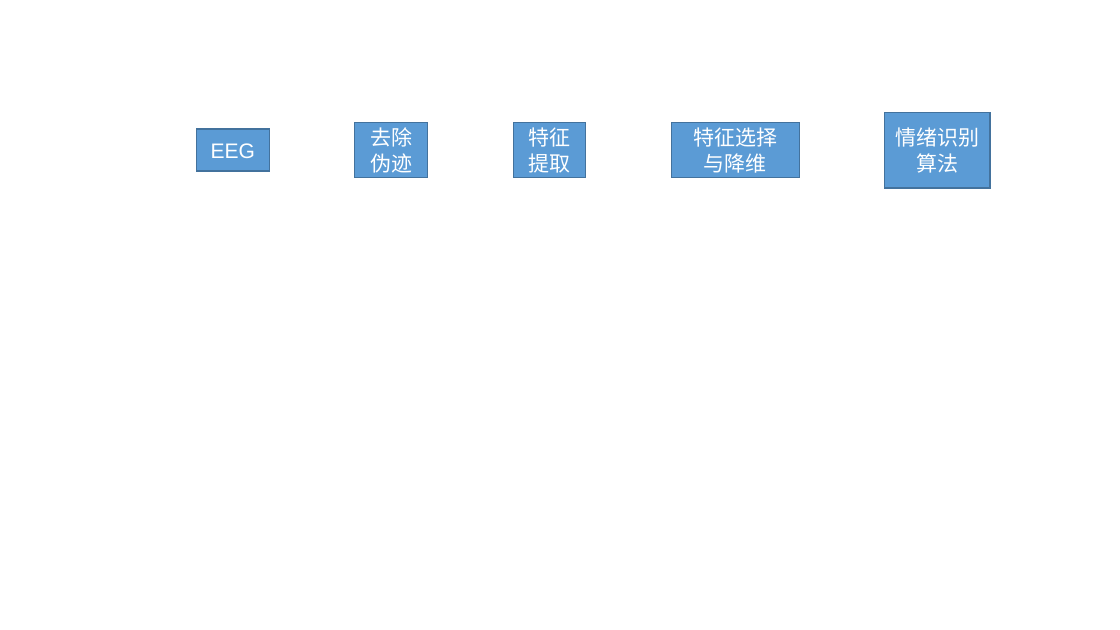
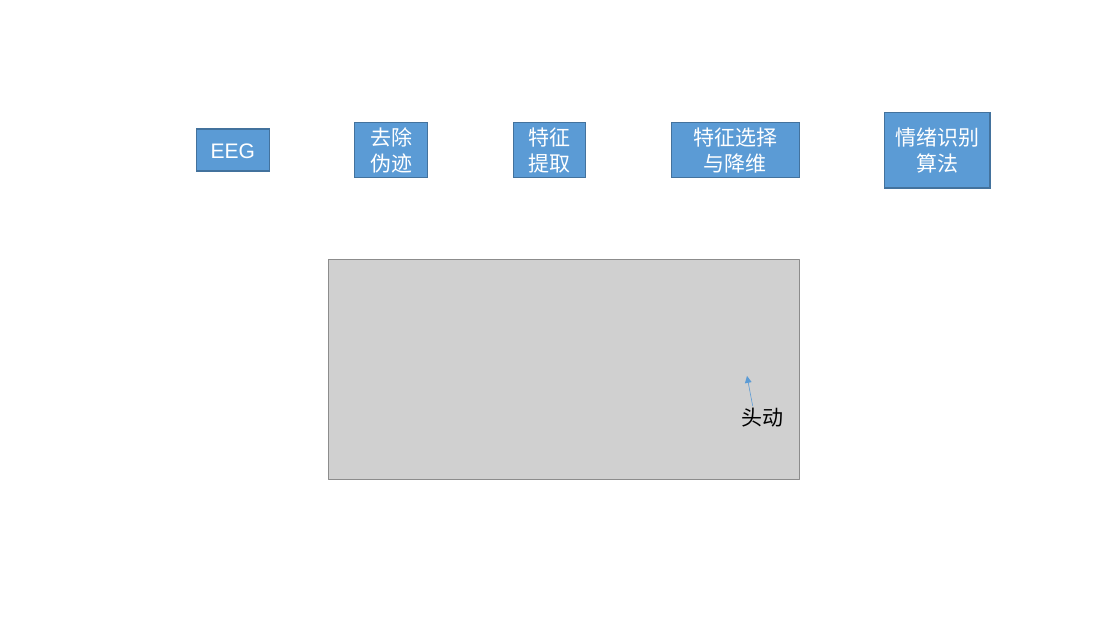
Before and after one commit to wandouqiang/-, a slide deck: slide 20 of 图集.pptx (slide 19 before the commit). Drawn at 1120x630 pixels with LibreOffice and Linux fonts; fonts in the diff are those of the drawing; grey boxes stand for pictures. Boxes give left, top, right and bottom in pixels: in the first picture for what was removed or moved away, otherwise in the second. Text is boxed around its words. In the diff, an @@ line names an element or a change of style, - is before the commit and + after.

```diff
--- a/图集.pptx
+++ b/图集.pptx
@@ picture added at (x1=329, y1=260, x2=799, y2=480) @@
@@ arrow added from (753, 406) to (747, 376), #5B9BD5 0.5 pt @@
@@ text added at (x1=741, y1=404, x2=783, y2=427), 18 pt, text #000000 @@
+头动
```
Also in this commit, not shown: 2 other slides changed, 2 slides added, 1 slide removed, 9 other files.
